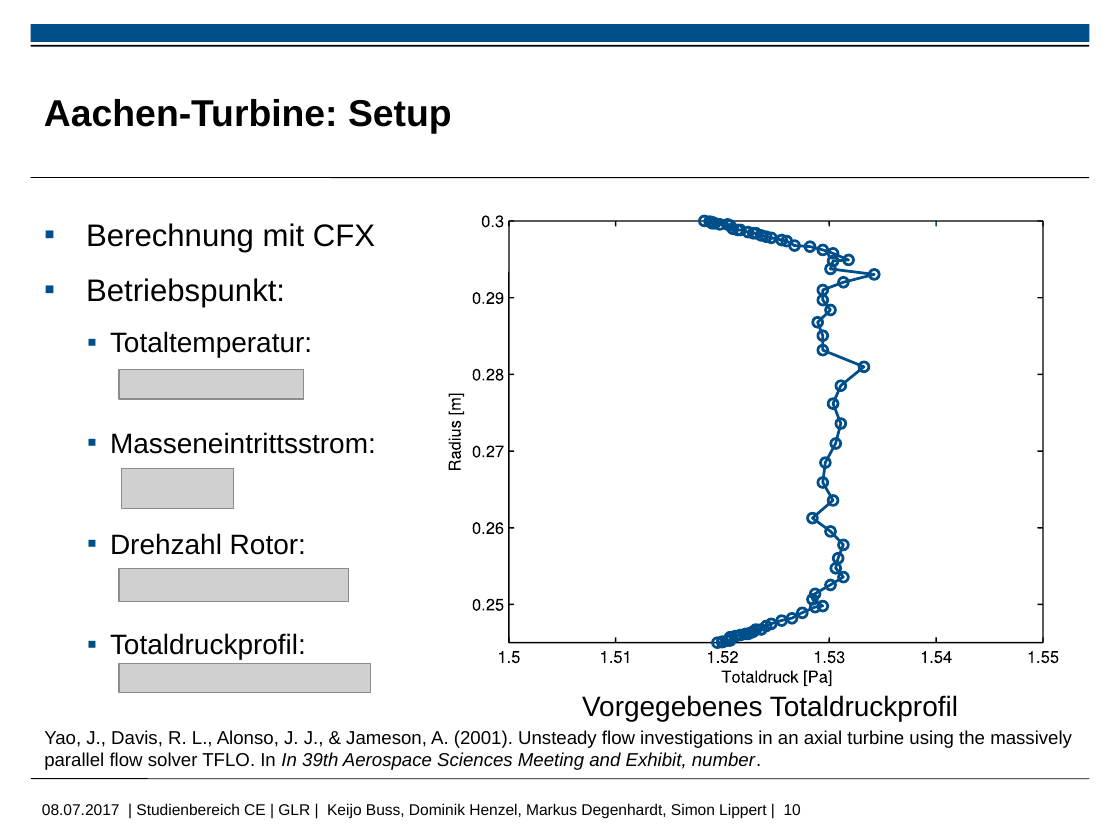
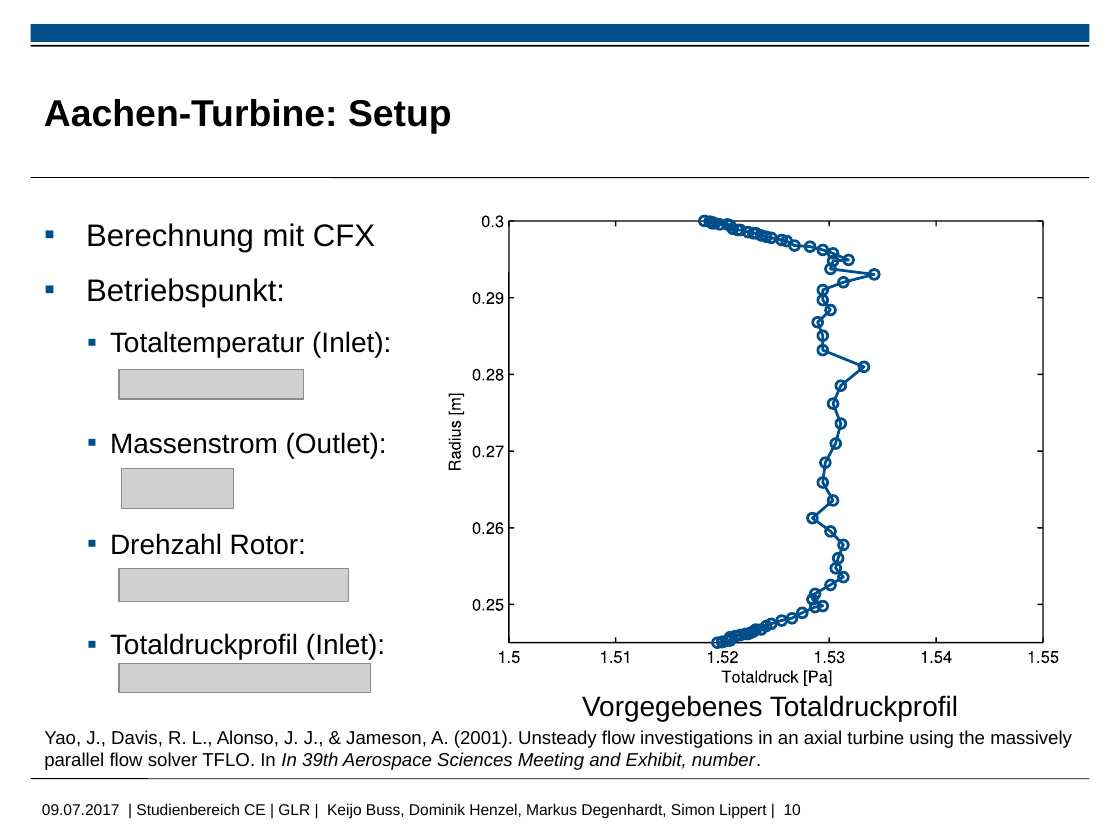
Before and after one commit to MDegenhardt/AusarbeitungADP, a slide deck: slide 10 of Präsentation/Abschluss_Präsentation.pptx. Drawn at 1120x840 pixels with LibreOffice and Linux fonts; fonts in the diff are those of the drawing; grey boxes stand for pictures; background and template pictures are left out. Boxes give left, top, right and bottom in pixels: in the first picture for what was removed or moved away, otherwise in the second. Text is boxed around its words. In the diff, an @@ line names an element or a change of style, - is before the commit and + after.

```diff
--- a/Präsentation/Abschluss_Präsentation.pptx
+++ b/Präsentation/Abschluss_Präsentation.pptx
@@ text at (110, 331, 391, 458): text changed @@
-    ▪ Totaltemperatur:
-    ▪ Masseneintrittsstrom:
+    ▪ Totaltemperatur (Inlet):
+    ▪ Massenstrom (Outlet):
@@ text at (110, 633, 385, 659): text changed @@
-    ▪ Totaldruckprofil:
+    ▪ Totaldruckprofil (Inlet):
@@ text at (42, 803, 801, 819): text changed @@
-08.07.2017 | Studienbereich CE | GLR | Keijo Buss, Dominik Henzel, Markus Degenhardt, Simon Lippert | 10
+09.07.2017 | Studienbereich CE | GLR | Keijo Buss, Dominik Henzel, Markus Degenhardt, Simon Lippert | 10
```
Also in this commit, not shown: 3 other slides changed.
